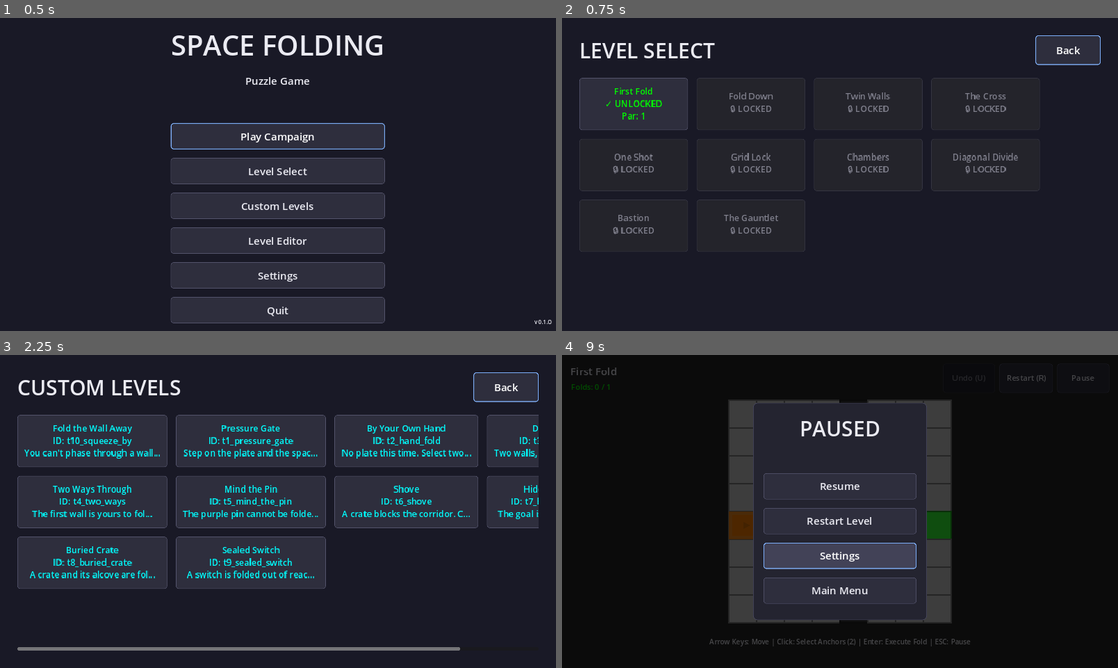
Above: before the commit, frames 1-4 (two rows, left to right).
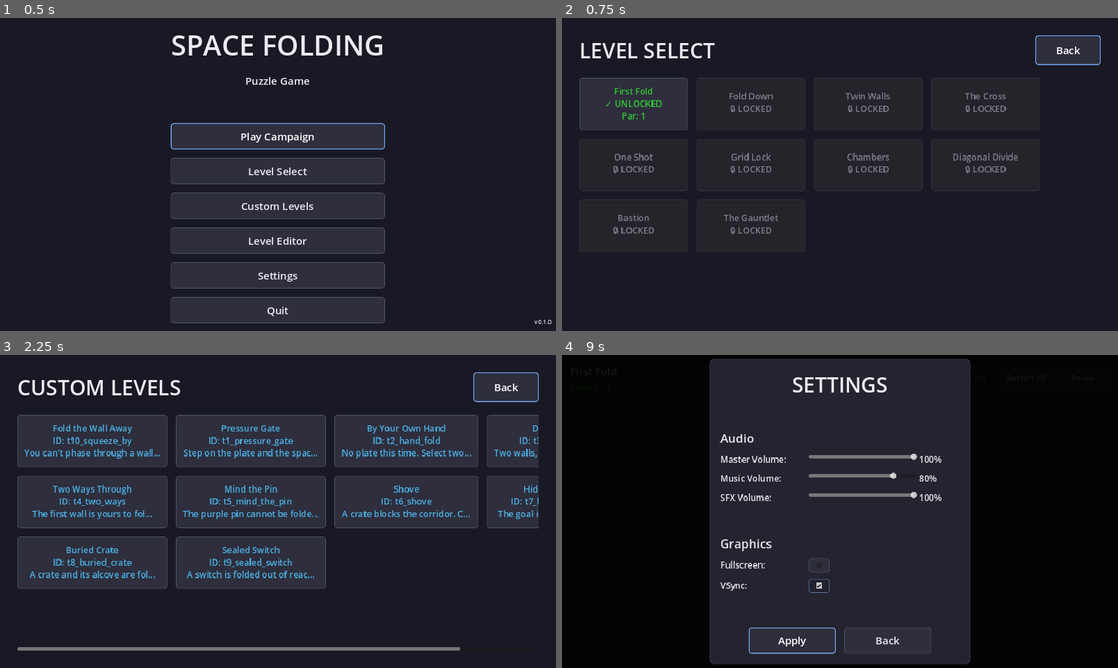
Above: after the commit, the same moments.

Repository: absent-mynd/puzzle
Game: Godot game, scene res://scenes/ui/MainMenu.tscn
Same seed, same stepped clock (60 frames per second), same inputs: the game is played once before the commit and once after it.
Inputs:
- Up to frame 1 (0.5 s): no input
- Up to frame 2 (0.75 s): click "Level Select" at 0.5 s
- Up to frame 3 (2.25 s): click "Back" at 1.25 s; click "Custom Levels" at 2 s
- Up to frame 4 (9 s): click "Back" at 2.75 s; click "Settings" at 3.5 s; click "Back" at 4.25 s; click "Play Campaign" at 5 s; click "Restart (R)" at 5.75 s; click "Restart (R)" at 6.5 s; click "Restart (R)" at 7.25 s; click "Pause" at 8 s; click "Settings" at 8.75 s

Frame 1 is identical in both runs. In frame 2, 0.1% of the frame differs, in the area x 8-18%, y 22-33%; in frame 3, 3.5%; in frame 4, 28%, in the area x 1-96%, y 1-99%.

Commit message:
UI overhaul Phase 2a: fix UI bugs + consolidate colors
- HUD.set_visible_hud: fix the visible=visible no-op so it actually hides/shows.
- In-game Settings now reachable: wire PauseMenu's Settings button to the same
  overlay pattern MainMenu uses (was a print() stub); Settings inherits the pause
  menu's "always" process mode so it works while paused.
- Star-tier colors consolidated: HUD, LevelComplete, and both level-select
  screens now use UIPalette.star_tier / color_for_tier and the shared
  LevelSelectShared helper instead of four divergent hardcoded color sets.
- Fix mixed-tab/space indentation in MainMenu._on_editor_button_pressed.

Tests: test_hud, test_level_select_shared. 512 -> 519 green.

Co-Authored-By: Claude Sonnet 5 <noreply@anthropic.com>
Claude-Session: https://claude.ai/code/session_01VL85eRpwkm13sbK31EPDRD

Diff:
--- a/scripts/model/UIPalette.gd
+++ b/scripts/model/UIPalette.gd
@@ -16,8 +16,9 @@
 const WARNING := Color(0.85, 0.75, 0.2)  # near the limit
 const DANGER := Color(0.9, 0.3, 0.2)     # failure / blocked action
 const GOLD_STAR := Color(1.0, 0.84, 0.0) # earned star
-const NEUTRAL := Color(0.6, 0.6, 0.6)    # muted / completed-only
+const NEUTRAL := Color(0.6, 0.6, 0.6)    # muted / completed-only / locked
 const STAR_EMPTY := Color(0.3, 0.3, 0.3) # unearned star
+const ACCENT := Color(0.3, 0.7, 0.9)     # secondary accent (e.g. custom-level tiles)
 
 ## Backgrounds — unifies the three divergent values that were scattered across scenes.
 const BG_MENU := Color(0.1, 0.1, 0.15)      # menu screens
--- /dev/null
+++ b/scripts/tests/test_hud.gd
@@ -0,0 +1,47 @@
+## HUD behavior tests
+##
+## Covers the two Phase-2 HUD fixes: set_visible_hud actually toggles visibility (it
+## was a `visible = visible` no-op), and the fold-counter performance color comes from
+## the shared UIPalette star-tier rule (so it matches LevelComplete / level-select).
+
+extends GutTest
+
+
+func _make_hud():
+	var hud = load("res://scenes/ui/HUD.tscn").instantiate()
+	add_child_autofree(hud)
+	await wait_frames(1)
+	return hud
+
+
+func test_set_visible_hud_hides_and_shows():
+	var hud = await _make_hud()
+	hud.set_visible_hud(false)
+	assert_false(hud.visible, "set_visible_hud(false) hides the HUD")
+	hud.set_visible_hud(true)
+	assert_true(hud.visible, "set_visible_hud(true) shows the HUD")
+
+
+func test_fold_counter_color_uses_shared_tier_rule():
+	var hud = await _make_hud()
+	hud.set_level_info("Test", 5)  # par = 5
+
+	hud.set_fold_count(4)  # under par -> perfect
+	assert_eq(hud.fold_counter_label.get_theme_color("font_color"),
+		UIPalette.color_for_tier(UIPalette.TIER_PERFECT), "under par uses perfect color")
+
+	hud.set_fold_count(7)  # <=1.5*par -> good
+	assert_eq(hud.fold_counter_label.get_theme_color("font_color"),
+		UIPalette.color_for_tier(UIPalette.TIER_GOOD), "within 1.5x par uses good color")
+
+	hud.set_fold_count(9)  # >1.5*par -> completion/neutral
+	assert_eq(hud.fold_counter_label.get_theme_color("font_color"),
+		UIPalette.color_for_tier(UIPalette.TIER_COMPLETE), "over 1.5x par uses neutral color")
+
+
+func test_fold_counter_no_color_override_without_par():
+	var hud = await _make_hud()
+	hud.set_level_info("Test", -1)  # no par
+	hud.set_fold_count(3)
+	assert_false(hud.fold_counter_label.has_theme_color_override("font_color"),
+		"no performance color when par is unset")
--- /dev/null
+++ b/scripts/tests/test_level_select_shared.gd
@@ -0,0 +1,30 @@
+## LevelSelectShared unit tests
+##
+## Locks the star-string rendering and the status->color mapping that the campaign and
+## custom level-select screens both depend on, so the two screens can't drift apart
+## again (the original bug was divergent hardcoded colors).
+
+extends GutTest
+
+
+func test_star_string_partial():
+	assert_eq(LevelSelectShared.star_string(0), "☆☆☆", "no stars")
+	assert_eq(LevelSelectShared.star_string(1), "★☆☆", "one star")
+	assert_eq(LevelSelectShared.star_string(2), "★★☆", "two stars")
+	assert_eq(LevelSelectShared.star_string(3), "★★★", "three stars")
+
+
+func test_star_string_clamped_display():
+	# More than MAX_STARS still renders MAX_STARS glyphs (all filled).
+	assert_eq(LevelSelectShared.star_string(5).length(), LevelSelectShared.MAX_STARS,
+		"never renders more than MAX_STARS glyphs")
+
+
+func test_campaign_status_color():
+	assert_eq(LevelSelectShared.campaign_status_color(true, true), UIPalette.GOLD_STAR, "completed -> gold")
+	assert_eq(LevelSelectShared.campaign_status_color(true, false), UIPalette.SUCCESS, "unlocked -> success")
+	assert_eq(LevelSelectShared.campaign_status_color(false, false), UIPalette.NEUTRAL, "locked -> neutral")
+
+
+func test_custom_accent_color_is_palette_accent():
+	assert_eq(LevelSelectShared.custom_accent_color(), UIPalette.ACCENT, "custom tiles use the shared accent")
--- a/scripts/ui/CustomLevelSelect.gd
+++ b/scripts/ui/CustomLevelSelect.gd
@@ -40,7 +40,7 @@
 ## Creates a button for a custom level
 func create_level_button(level_data: LevelData, level_path: String) -> void:
 	var button = Button.new()
-	button.custom_minimum_size = Vector2(250, 120)
+	button.custom_minimum_size = UIConstants.LEVEL_BUTTON
 
 	# Build button text
 	var button_text = level_data.level_name + "\n"
@@ -53,8 +53,8 @@
 
 	button.text = button_text
 
-	# Style
-	button.add_theme_color_override("font_color", Color.CYAN)
+	# Style (shared accent so custom tiles are distinct but on-palette).
+	button.add_theme_color_override("font_color", LevelSelectShared.custom_accent_color())
 
 	# Connect button press
 	button.pressed.connect(_on_level_button_pressed.bind(level_data, level_path))
--- a/scripts/ui/HUD.gd
+++ b/scripts/ui/HUD.gd
@@ -66,13 +66,10 @@
 	if fold_counter_label:
 		if par_folds > 0:
 			fold_counter_label.text = "Folds: %d / %d" % [fold_count, par_folds]
-			# Color code based on performance
-			if fold_count <= par_folds:
-				fold_counter_label.add_theme_color_override("font_color", Color.GREEN)
-			elif fold_count <= par_folds * 1.5:
-				fold_counter_label.add_theme_color_override("font_color", Color.YELLOW)
-			else:
-				fold_counter_label.add_theme_color_override("font_color", Color.ORANGE)
+			# Color code by performance, using the single shared star-tier rule so the
+			# HUD, LevelComplete, and level-select screens all agree.
+			var tier := UIPalette.star_tier(fold_count, par_folds)
+			fold_counter_label.add_theme_color_override("font_color", UIPalette.color_for_tier(tier))
 		else:
 			fold_counter_label.text = "Folds: %d" % fold_count
 			fold_counter_label.remove_theme_color_override("font_color")
@@ -124,5 +121,5 @@
 
 
 ## Show or hide the HUD
-func set_visible_hud(visible: bool) -> void:
-	visible = visible
+func set_visible_hud(is_visible: bool) -> void:
+	visible = is_visible
--- a/scripts/ui/LevelComplete.gd
+++ b/scripts/ui/LevelComplete.gd
@@ -40,16 +40,9 @@
 	folds_used = p_folds_used
 	par_folds = p_par_folds
 
-	# Calculate stars (3 = par or better, 2 = under 1.5x par, 1 = completed)
-	if par_folds > 0:
-		if folds_used <= par_folds:
-			stars_earned = 3
-		elif folds_used <= par_folds * 1.5:
-			stars_earned = 2
-		else:
-			stars_earned = 1
-	else:
-		stars_earned = 1  # No par, just completion
+	# Star tiers (3=perfect, 2=good, 1=completed) come from the shared rule so the HUD,
+	# level-select, and this screen never disagree.
+	stars_earned = UIPalette.star_tier(folds_used, par_folds)
 
 	update_display()
 	show()
@@ -72,17 +65,12 @@
 	else:
 		par_folds_label.hide()
 
-	# Update performance text and color
+	# Performance text per tier; color from the shared palette.
 	match stars_earned:
-		3:
-			performance_label.text = "Perfect!"
-			performance_label.add_theme_color_override("font_color", Color(0.2, 0.8, 0.2))  # Green
-		2:
-			performance_label.text = "Good!"
-			performance_label.add_theme_color_override("font_color", Color(0.8, 0.8, 0.2))  # Yellow
-		1:
-			performance_label.text = "Completed"
-			performance_label.add_theme_color_override("font_color", Color(0.6, 0.6, 0.6))  # Gray
+		UIPalette.TIER_PERFECT: performance_label.text = "Perfect!"
+		UIPalette.TIER_GOOD: performance_label.text = "Good!"
+		_: performance_label.text = "Completed"
+	performance_label.add_theme_color_override("font_color", UIPalette.color_for_tier(stars_earned))
 
 	# Update star display
 	update_stars()
@@ -90,12 +78,9 @@
 
 ## Update star visuals based on stars earned
 func update_stars() -> void:
-	var gold_color = Color(1.0, 0.84, 0.0)  # Gold
-	var gray_color = Color(0.3, 0.3, 0.3)  # Gray (unearned)
-
-	star1.add_theme_color_override("font_color", gold_color if stars_earned >= 1 else gray_color)
-	star2.add_theme_color_override("font_color", gold_color if stars_earned >= 2 else gray_color)
-	star3.add_theme_color_override("font_color", gold_color if stars_earned >= 3 else gray_color)
+	star1.add_theme_color_override("font_color", UIPalette.GOLD_STAR if stars_earned >= 1 else UIPalette.STAR_EMPTY)
+	star2.add_theme_color_override("font_color", UIPalette.GOLD_STAR if stars_earned >= 2 else UIPalette.STAR_EMPTY)
+	star3.add_theme_color_override("font_color", UIPalette.GOLD_STAR if stars_earned >= 3 else UIPalette.STAR_EMPTY)
 
 
 ## Handle next level button
--- a/scripts/ui/LevelSelect.gd
+++ b/scripts/ui/LevelSelect.gd
@@ -35,7 +35,7 @@
 ## Creates a button for a level
 func create_level_button(level_data: LevelData) -> void:
 	var button = Button.new()
-	button.custom_minimum_size = Vector2(250, 120)
+	button.custom_minimum_size = UIConstants.LEVEL_BUTTON
 
 	# Check level status
 	var is_unlocked = GameManager.is_level_unlocked(level_data.level_id)
@@ -48,7 +48,7 @@
 		button_text += "🔒 LOCKED"
 		button.disabled = true
 	elif is_completed:
-		button_text += create_star_display(stars) + "\n"
+		button_text += LevelSelectShared.star_string(stars) + "\n"
 		button_text += "Par: %d" % level_data.par_folds
 	else:
 		button_text += "✓ UNLOCKED\n"
@@ -56,30 +56,15 @@
 
 	button.text = button_text
 
-	# Style based on status
-	if is_completed:
-		button.add_theme_color_override("font_color", Color.GOLD)
-	elif is_unlocked:
-		button.add_theme_color_override("font_color", Color.GREEN)
-	else:
-		button.add_theme_color_override("font_color", Color.DARK_GRAY)
+	# Style based on status (shared palette so it matches the rest of the UI).
+	button.add_theme_color_override("font_color",
+		LevelSelectShared.campaign_status_color(is_unlocked, is_completed))
 
 	# Connect button press
 	if is_unlocked:
 		button.pressed.connect(_on_level_button_pressed.bind(level_data.level_id))
 
 	level_grid.add_child(button)
-
-
-## Creates a star display string
-func create_star_display(stars: int) -> String:
-	var display = ""
-	for i in range(3):
-		if i < stars:
-			display += "★"
-		else:
-			display += "☆"
-	return display
 
 
 ## Handle level button press
--- /dev/null
+++ b/scripts/ui/LevelSelectShared.gd
@@ -0,0 +1,35 @@
+class_name LevelSelectShared extends RefCounted
+
+## LevelSelectShared
+##
+## Pure helpers shared by LevelSelect (campaign) and CustomLevelSelect. Before this,
+## the star string lived only in LevelSelect and the two screens hand-styled their
+## buttons with divergent named colors (Color.GOLD/GREEN/DARK_GRAY vs Color.CYAN) that
+## matched nothing else in the UI. Centralizing here (and sourcing colors from
+## UIPalette) makes the two screens read as one system and makes the logic testable
+## without instantiating a scene.
+
+const MAX_STARS := 3
+
+
+## The ★/☆ star display for a completed level (filled up to `stars`, out of MAX_STARS).
+static func star_string(stars: int) -> String:
+	var out := ""
+	for i in range(MAX_STARS):
+		out += "★" if i < stars else "☆"
+	return out
+
+
+## Font color for a campaign level tile by status: completed -> gold, unlocked -> success,
+## locked -> muted. (Replaces Color.GOLD / Color.GREEN / Color.DARK_GRAY.)
+static func campaign_status_color(is_unlocked: bool, is_completed: bool) -> Color:
+	if is_completed:
+		return UIPalette.GOLD_STAR
+	if is_unlocked:
+		return UIPalette.SUCCESS
+	return UIPalette.NEUTRAL
+
+
+## Font color for a custom level tile. (Replaces the lone Color.CYAN.)
+static func custom_accent_color() -> Color:
+	return UIPalette.ACCENT
--- a/scripts/ui/MainMenu.gd
+++ b/scripts/ui/MainMenu.gd
@@ -45,7 +45,7 @@
 
 ## Open level editor
 func _on_editor_button_pressed() -> void:
-  # Play button click sound
+	# Play button click sound
 	AudioManager.play_sfx("button_click")
 
 	get_tree().change_scene_to_file("res://scenes/ui/LevelEditor.tscn")
--- a/scripts/ui/PauseMenu.gd
+++ b/scripts/ui/PauseMenu.gd
@@ -58,15 +58,24 @@
 	restart_requested.emit()
 
 
-## Open settings (overlay on pause menu)
+## Open settings as an overlay on the pause menu. Settings inherits this menu's
+## "always" process mode, so its controls keep working while the tree is paused.
 func _on_settings_button_pressed() -> void:
 	# Play button click sound
 	AudioManager.play_sfx("button_click")
 
-	# TODO: Show settings overlay
-	print("Settings not yet implemented")
-	# var settings = load("res://scenes/ui/Settings.tscn").instantiate()
-	# add_child(settings)
+	var settings_scene = load("res://scenes/ui/Settings.tscn")
+	if settings_scene:
+		var settings = settings_scene.instantiate()
+		add_child(settings)
+		settings.show_settings()
+		settings.settings_closed.connect(_on_settings_closed.bind(settings))
+
+
+## Clean up the settings overlay and return focus to the pause menu.
+func _on_settings_closed(settings_node: Node) -> void:
+	settings_node.queue_free()
+	$CenterContainer/Panel/VBoxContainer/ResumeButton.grab_focus()
 
 
 ## Return to main menu
